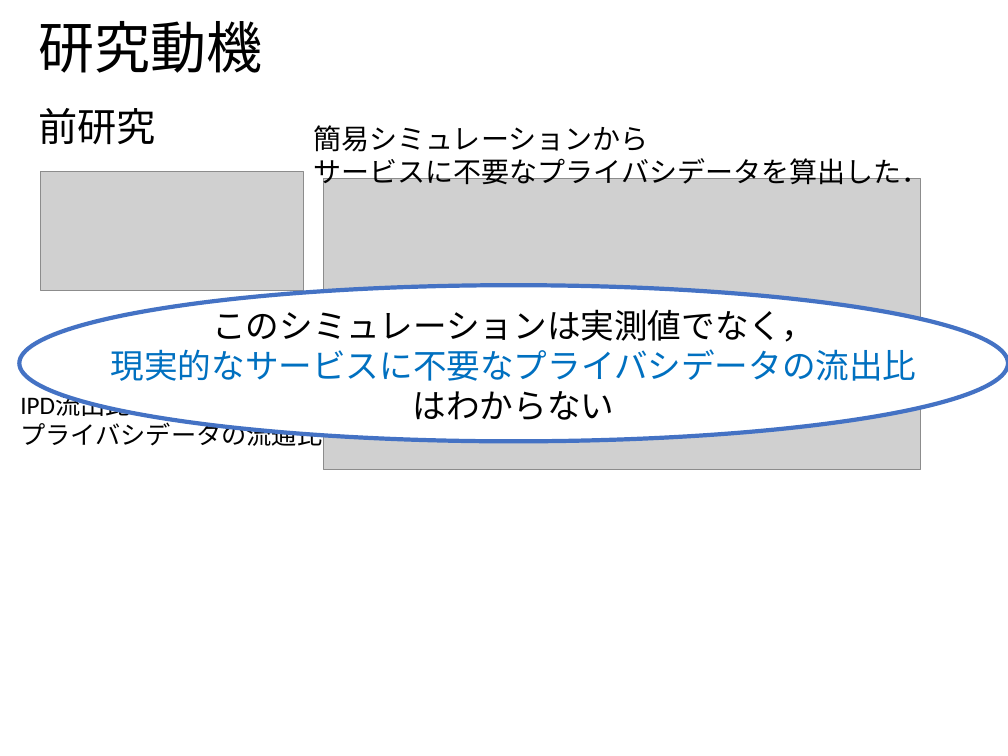
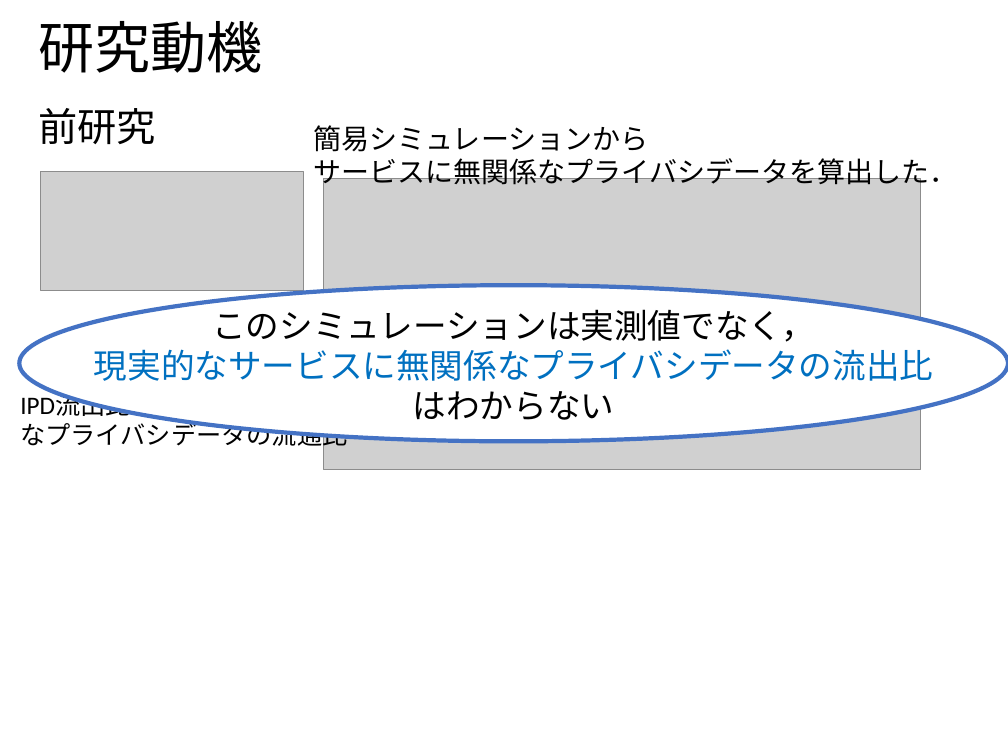
Before and after one commit to ao-megane/LplcOpenDataConverter, a slide deck: slide 7 of LplcOpenDataConverter/LplcOpenDataConverter/プレゼン/多地点カメラを用いた見守りサービスにおける第三者のプライバシデータ流出比の定量評価.pptx. Drawn at 1008x756 pixels with LibreOffice and Linux fonts; fonts in the diff are those of the drawing; grey boxes stand for pictures; background and template pictures are left out. Boxes give left, top, right and bottom in pixels: in the first picture for what was removed or moved away, otherwise in the second. Text is boxed around its words. In the diff, an @@ line names an element or a change of style, - is before the commit and + after.

```diff
--- a/LplcOpenDataConverter/LplcOpenDataConverter/プレゼン/多地点カメラを用いた見守りサービスにおける第三者のプライバシデータ流出比の定量評価.pptx
+++ b/LplcOpenDataConverter/LplcOpenDataConverter/プレゼン/多地点カメラを用いた見守りサービスにおける第三者のプライバシデータ流出比の定量評価.pptx
@@ text at (313,125,957,190): text changed @@
-簡易シミュレーションから
-サービスに不要なプライバシデータを算出した．
+簡易シミュレーションから
+サービスに無関係なプライバシデータを算出した．
@@ text at (94,303,933,420): text changed; text colour #000000 to #0070C0 @@
-このシミュレーションは実測値でなく，
-現実的なサービスに不要なプライバシデータの流出比
-はわからない
+このシミュレーションは実測値でなく，
+現実的なサービスに無関係なプライバシデータの流出比
+はわからない
@@ text at (20,394,357,451): text changed @@
-IPD流出比：サービスに不要なプライバシデータの流通比
+IPD流出比：サービスに無関係なプライバシデータの流通比
```
Also in this commit, not shown: 20 other slides changed, 2 slides added, 2 slides removed, 1 other file.
